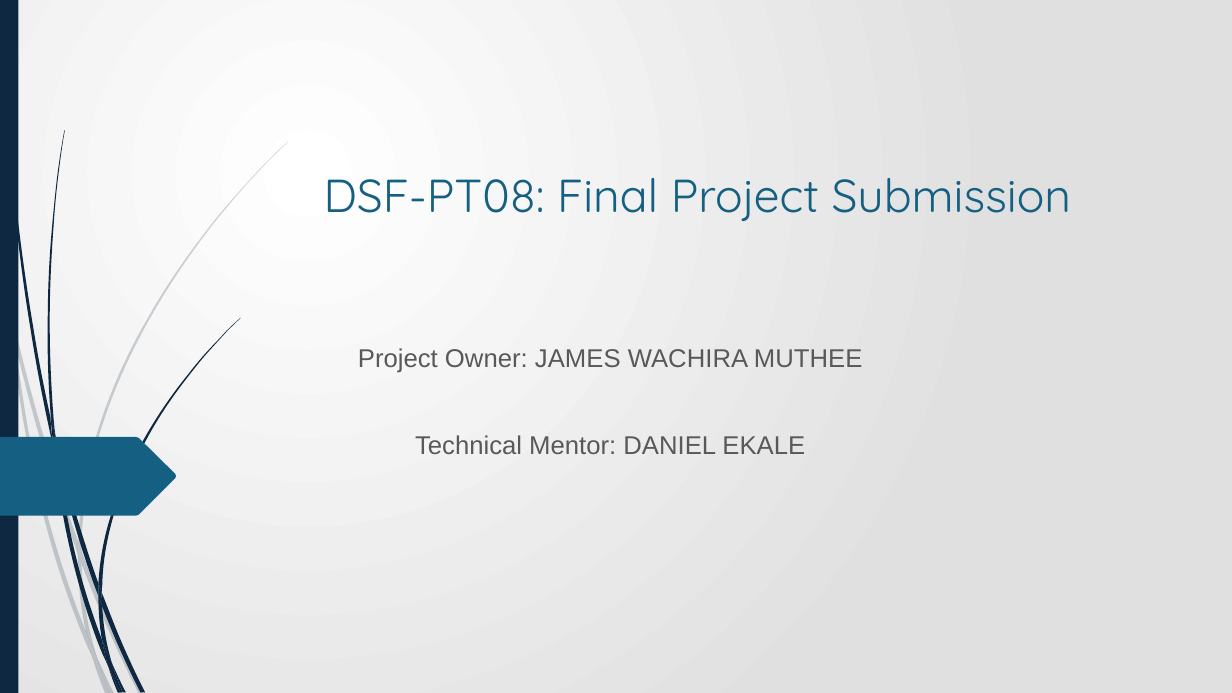
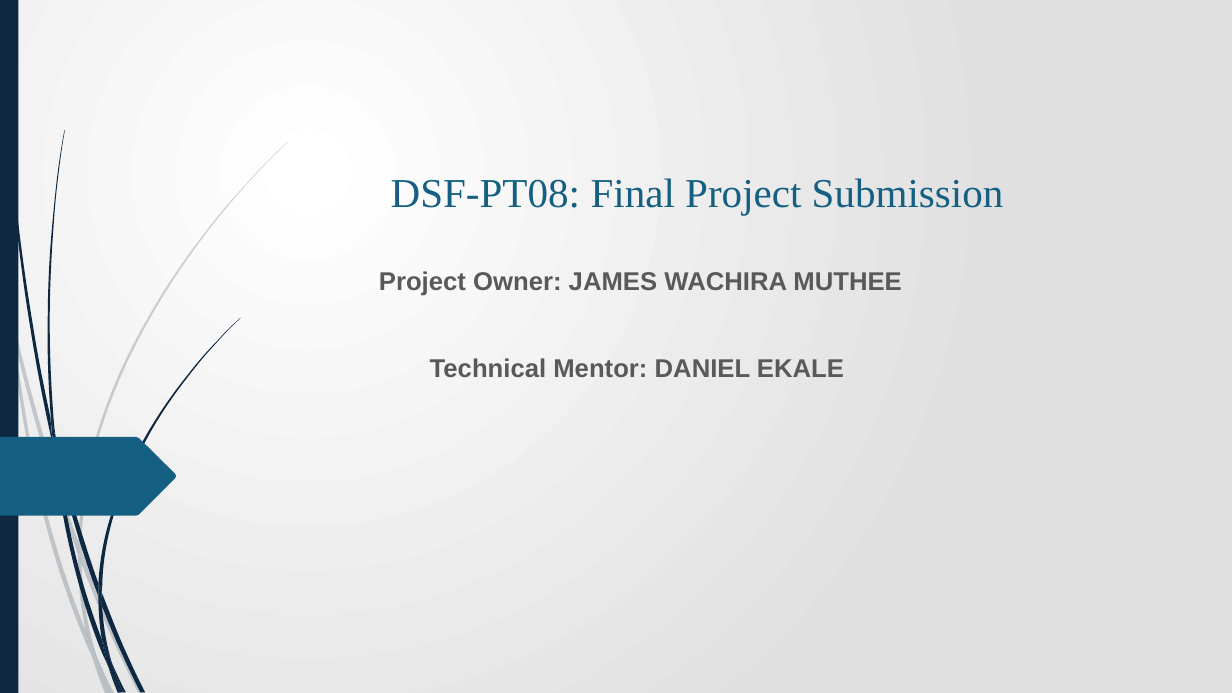
Before and after one commit to James-tech4/JAMES-PHASE-3-DSPT-8-PROJECT, a slide deck: slide 1 of Presentation.pptx. Drawn at 1232x693 pixels with LibreOffice and Linux fonts; fonts in the diff are those of the drawing. Boxes give left, top, right and bottom in pixels: in the first picture for what was removed or moved away, otherwise in the second. Text is boxed around its words. In the diff, an @@ line names an element or a change of style, - is before the commit and + after.

```diff
--- a/Presentation.pptx
+++ b/Presentation.pptx
@@ text "DSF-PT08: Final Project Submission" at [391, 178, 1004, 215]: size 36 to 32 pt, font Quicksand to Times New Roman @@
@@ subtitle "Project Owner: JAMES WACHIRA MUTHEE": place and size @@
-subtitle "Project Owner: JAMES WACHIRA MUTHEE" at [358, 348, 862, 454]
+subtitle "Project Owner: JAMES WACHIRA MUTHEE" at [379, 271, 901, 377]
@@ subtitle "Project Owner: JAMES WACHIRA MUTHEE" at [379, 271, 901, 377]: bold on @@
```
Also in this commit, not shown: 3 other slides changed, 2 slides added, 15 slides removed.
